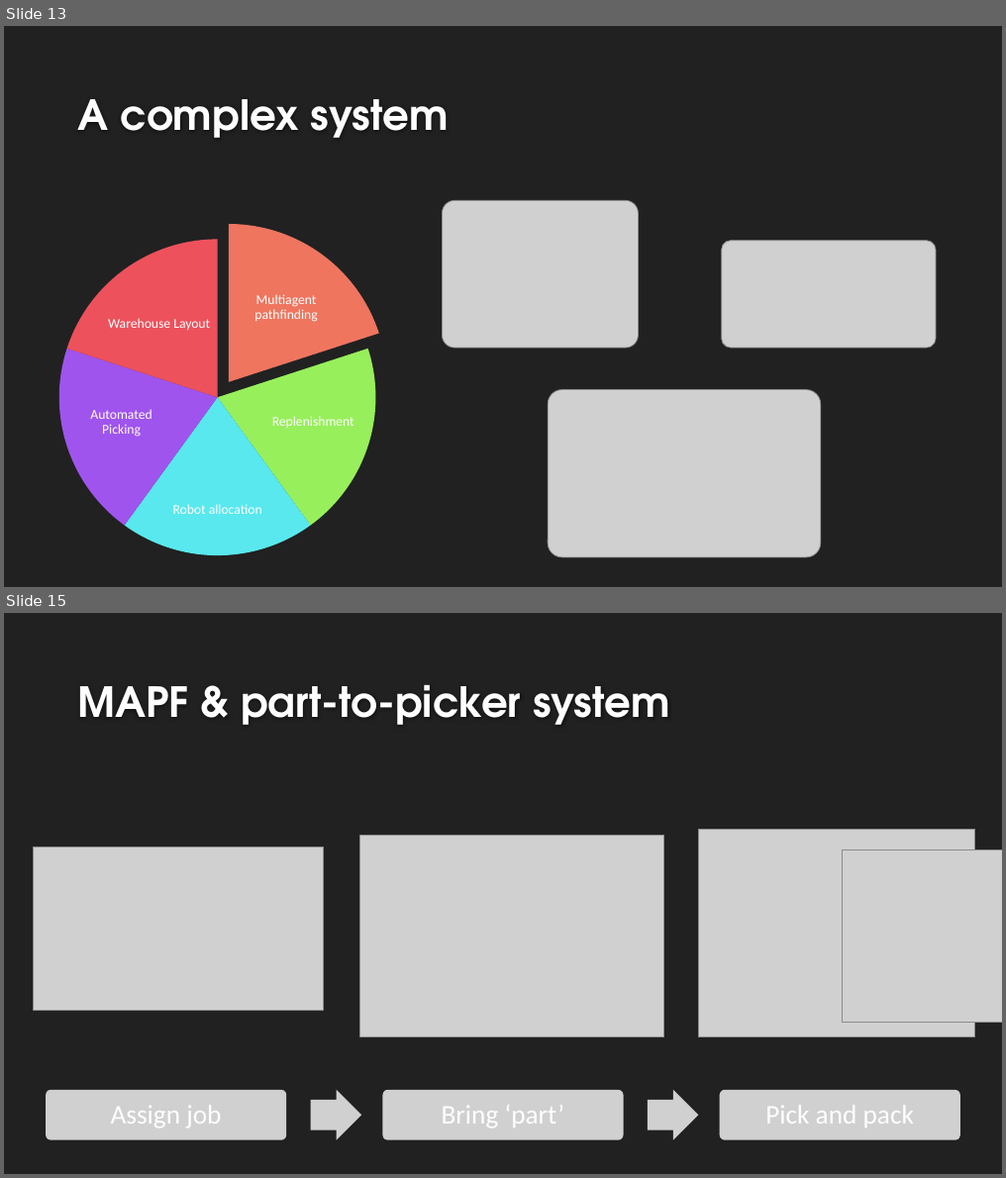
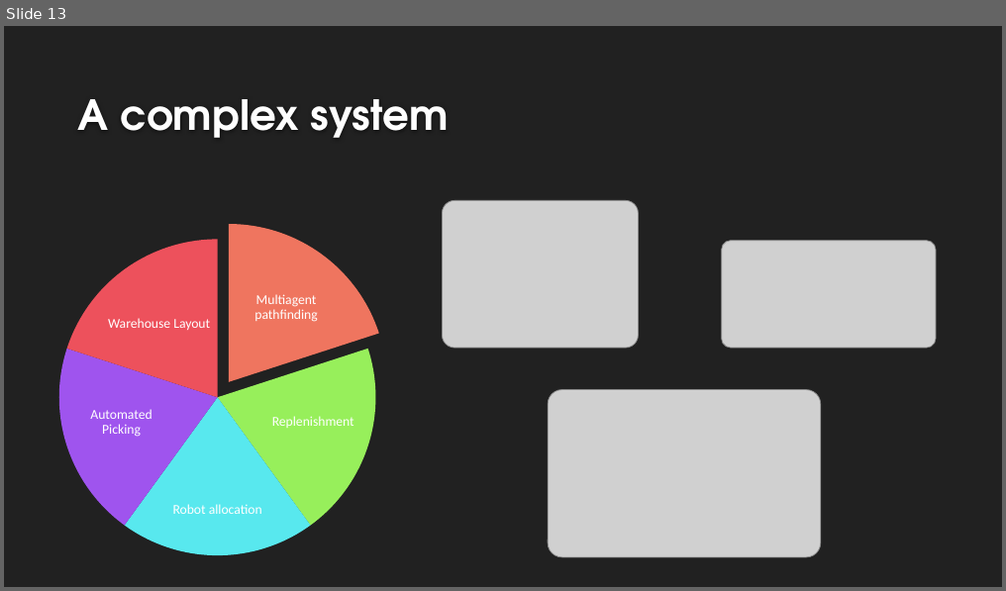
Before and after one commit to VikingDai/Honours-MAPF, a slide deck: Documents/Intermediate Presentation/Presentation Rev 3.pptx. Shown one above the other, each under a label of ours: slides 13 and 15 before the commit, slide 13 after it; the slides between them are not shown. The pictures are 1006x1178 and 1006x591 pixels, drawn with LibreOffice and Linux fonts; fonts in the diff are those of the drawing; grey boxes stand for pictures; background and template pictures are left out. Boxes give left, top, right and bottom in pixels: in the first picture for what was removed or moved away, otherwise in the second. Text is boxed around its words. In the diff, an @@ line names an element or a change of style, - is before the commit and + after.

```diff
--- a/Documents/Intermediate Presentation/Presentation Rev 3.pptx
+++ b/Documents/Intermediate Presentation/Presentation Rev 3.pptx
@@ slide 15 removed at <box>4,613,1002,1174</box>, background #212121 @@
@@ title removed at <box>78,684,670,725</box> @@
-MAPF & part-to-picker system
@@ picture removed at <box>33,848,323,1011</box> @@
@@ picture removed at <box>360,836,665,1038</box> @@
@@ picture removed at <box>699,830,976,1038</box> @@
@@ picture removed at <box>842,851,1002,1023</box> @@
@@ group removed at <box>46,1090,960,1140</box>: 5 pictures, 3 texts @@
-Assign job
-Bring ‘part’
-Pick and pack
```
Also in this commit, not shown: 7 slides changed, 1 other slide removed.
